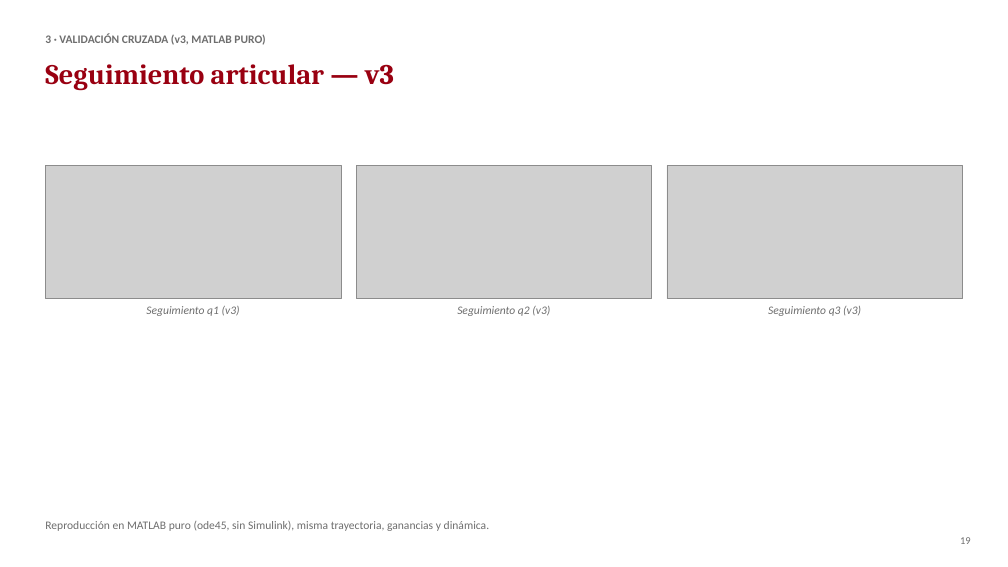
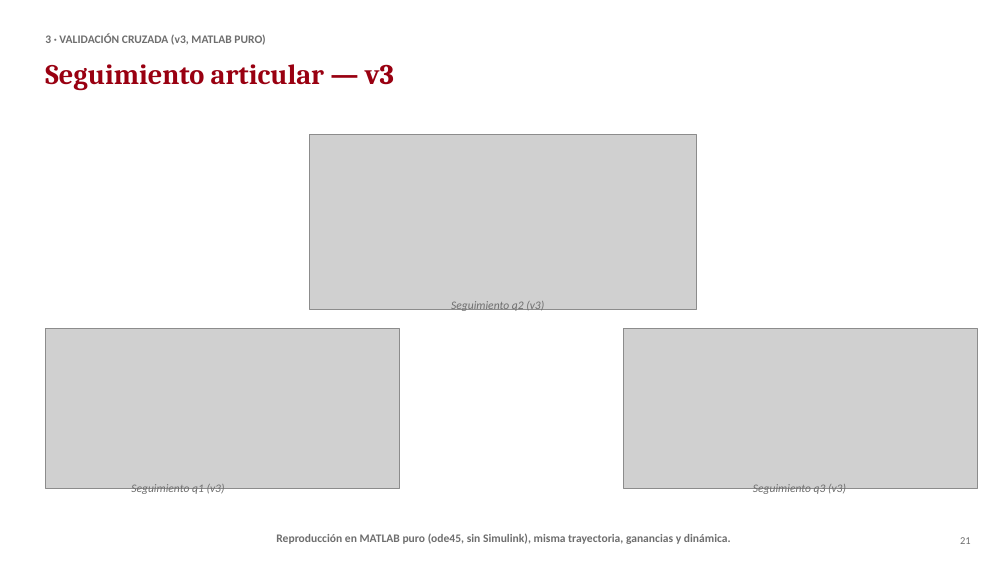
Before and after one commit to webconceptos/Robotica3GDL, a slide deck: slide 21 of 04_presentacion/PPT_Trabajo_Final_Robot_3GDL.pptx (slide 19 before the commit). Drawn at 1008x567 pixels with LibreOffice and Linux fonts; fonts in the diff are those of the drawing; grey boxes stand for pictures. Boxes give left, top, right and bottom in pixels: in the first picture for what was removed or moved away, otherwise in the second. Text is boxed around its words. In the diff, an @@ line names an element or a change of style, - is before the commit and + after.

```diff
--- a/04_presentacion/PPT_Trabajo_Final_Robot_3GDL.pptx
+++ b/04_presentacion/PPT_Trabajo_Final_Robot_3GDL.pptx
@@ picture: place and size @@
-picture at box(356, 166, 652, 299)
+picture at box(309, 135, 696, 309)
@@ text "Seguimiento q2 (v3)": place and size @@
-text "Seguimiento q2 (v3)" at box(457, 306, 550, 316)
+text "Seguimiento q2 (v3)" at box(451, 301, 544, 313)
@@ picture: place and size @@
-picture at box(45, 166, 341, 299)
+picture at box(45, 328, 399, 488)
@@ picture: place and size @@
-picture at box(667, 166, 963, 299)
+picture at box(624, 328, 978, 488)
@@ text "Seguimiento q1 (v3)": place and size @@
-text "Seguimiento q1 (v3)" at box(146, 306, 240, 316)
+text "Seguimiento q1 (v3)" at box(131, 484, 225, 496)
@@ text "Seguimiento q3 (v3)": place and size @@
-text "Seguimiento q3 (v3)" at box(768, 306, 861, 316)
+text "Seguimiento q3 (v3)" at box(753, 484, 846, 496)
@@ text "Reproducción en MATLAB puro (ode45, ...": place and size @@
-text "Reproducción en MATLAB puro (ode45, ..." at box(45, 521, 489, 531)
+text "Reproducción en MATLAB puro (ode45, ..." at box(276, 533, 731, 544)
@@ text "Reproducción en MATLAB puro (ode45, ..." at box(276, 533, 731, 544): bold on; alignment left to centre @@
@@ text at box(960, 537, 971, 544): text changed @@
-19
+21
```
Also in this commit, not shown: 24 other slides changed, 3 slides added, 1 other file.
